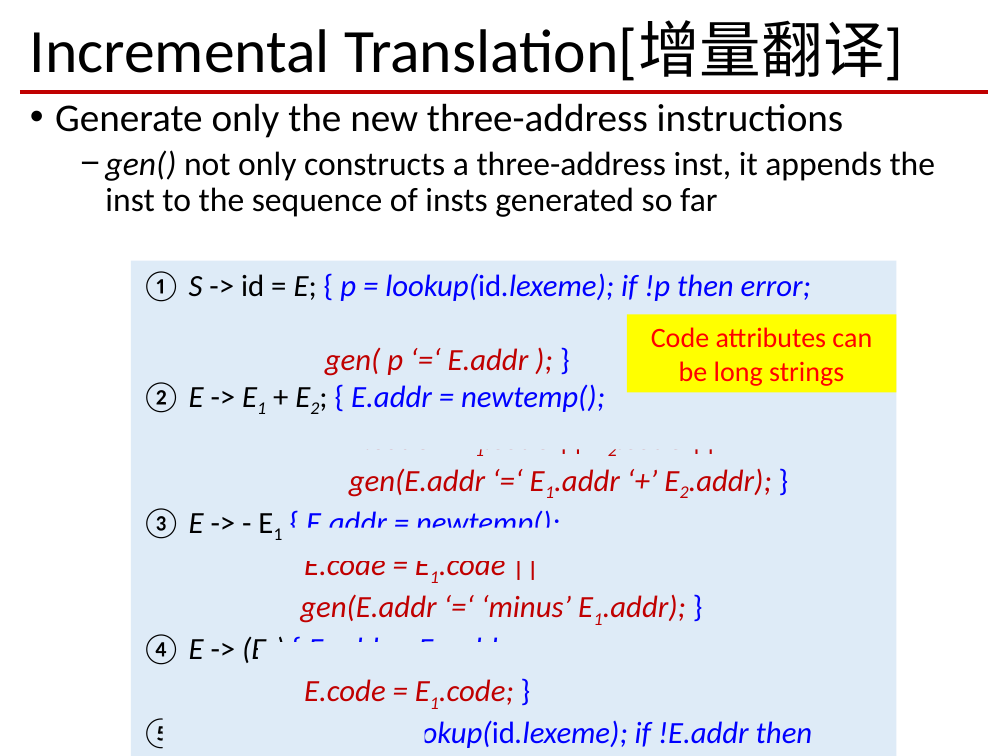
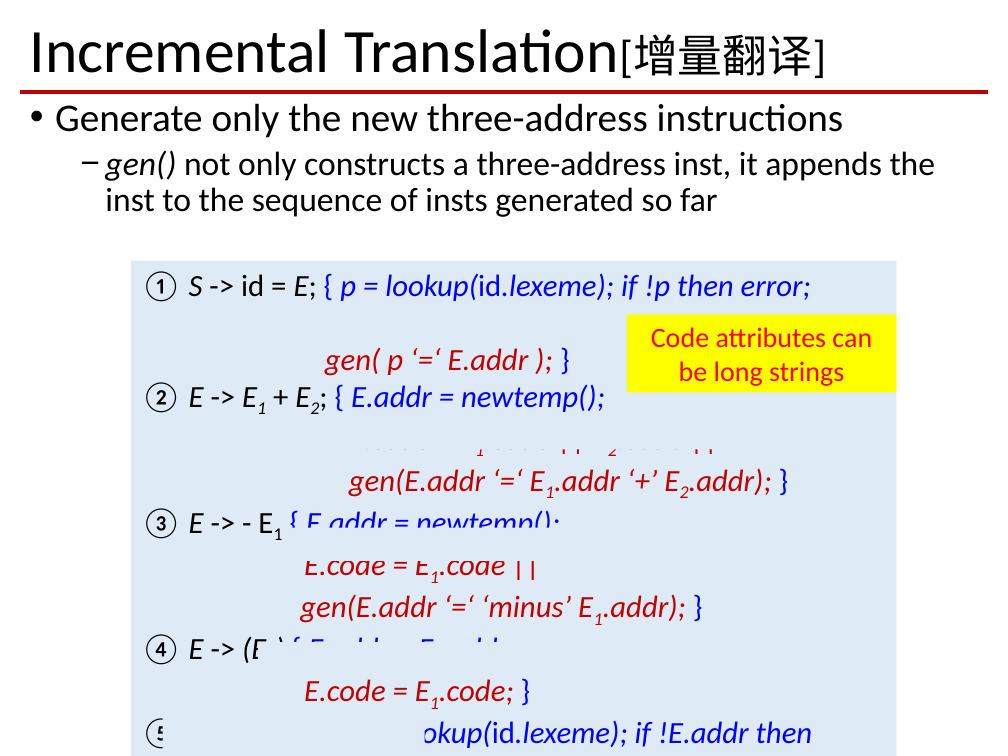
Before and after one commit to xianweiz/xianweiz.github.io, a slide deck: slide 10 of teach/dcs290/slides/lec_17.pptx. Drawn at 1008x756 pixels with LibreOffice and Linux fonts; fonts in the diff are those of the drawing; background and template pictures are left out. Boxes give left, top, right and bottom in pixels: in the first picture for what was removed or moved away, otherwise in the second. Text is boxed around its words. In the diff, an @@ line names an element or a change of style, - is before the commit and + after.

```diff
--- a/teach/dcs290/slides/lec_17.pptx
+++ b/teach/dcs290/slides/lec_17.pptx
@@ title "Incremental Translation[增量翻译]" at <box>30,29,826,78</box>: size 44 to 32 pt in "Translation[增量翻译]" @@
```
Also in this commit, not shown: 4 other slides changed, 35 other files.
